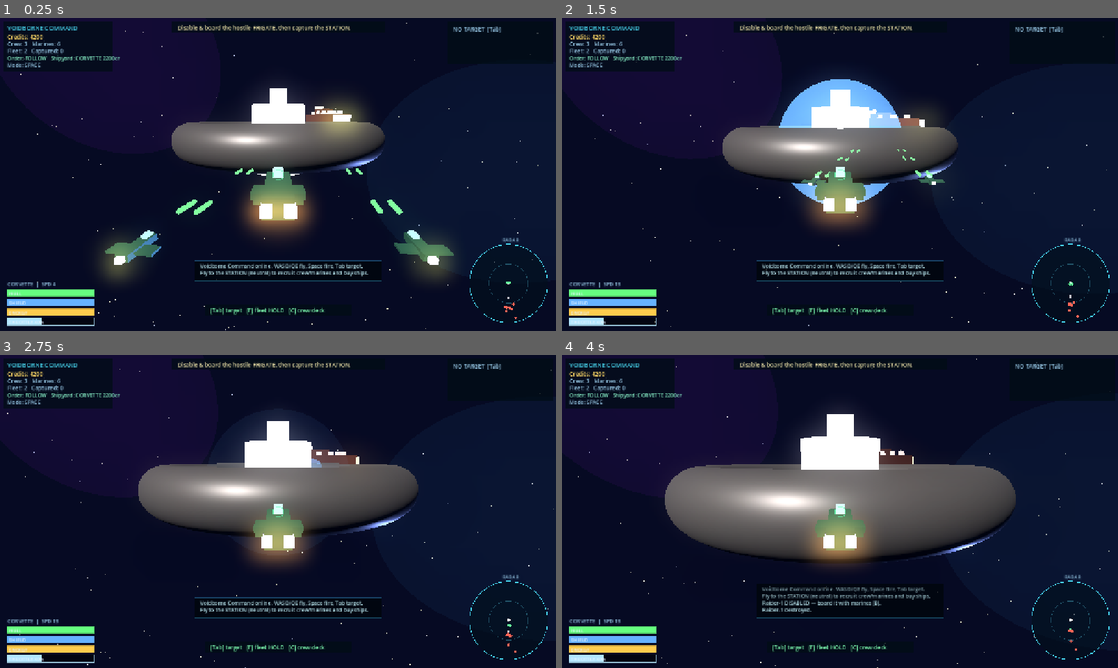
Above: before the commit, frames 1-4 (two rows, left to right).
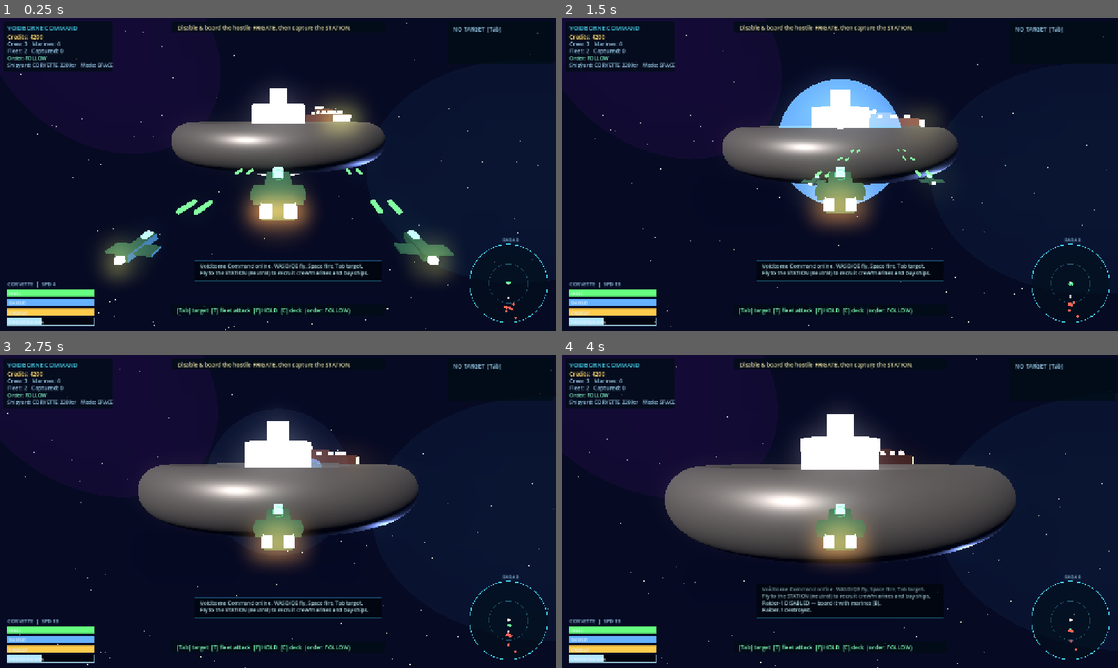
Above: after the commit, the same moments.

Repository: tapkinnu/voidborne-command
Game: Godot game, scene res://scenes/main.tscn
Same seed, same stepped clock (60 frames per second), same inputs: the game is played once before the commit and once after it.
Inputs:
- Up to frame 1 (0.25 s): no input
- Up to frame 2 (1.5 s): no input
- Up to frame 3 (2.75 s): no input
- Up to frame 4 (4 s): no input

The runs differ from the first frame. In frame 1, 0.7% of the frame differs, in the area x 1-63%, y 11-96%; in frame 2, 0.7%; in frame 3, 0.7%; in frame 4, 0.7%.

Commit message:
feat: add fleet attack command

Diff:
--- a/project.godot
+++ b/project.godot
@@ -109,6 +109,10 @@
 "deadzone": 0.5,
 "events": [{"type":"key","keycode":70,"unicode":102}]
 }
+fleet_attack={
+"deadzone": 0.5,
+"events": [{"type":"key","keycode":84,"unicode":116}]
+}
 toggle_deck={
 "deadzone": 0.5,
 "events": [{"type":"key","keycode":67,"unicode":99}]
--- a/scripts/hud.gd
+++ b/scripts/hud.gd
@@ -47,8 +47,13 @@
 	_txt(Vector2(16, 48), "Credits: %d" % int(data.get("credits", 0)), Color(1, 0.85, 0.4), 13)
 	_txt(Vector2(16, 64), "Crew: %d   Marines: %d" % [int(data.get("crew_pool", 0)), int(data.get("marine_pool", 0))], C_DIM, 13)
 	_txt(Vector2(16, 80), "Fleet: %d   Captured: %d" % [int(data.get("fleet_count", 0)), int(data.get("captured", 0))], C_DIM, 13)
-	_txt(Vector2(16, 96), "Order: %s   Shipyard: %s %dcr" % [String(data.get("fleet_order", "follow")).to_upper(), String(data.get("shipyard_class", "corvette")).to_upper(), int(data.get("shipyard_cost", 0))], Color(0.56, 1.0, 0.82), 12)
-	_txt(Vector2(16, 112), "Mode: %s" % mode.to_upper(), C_DIM, 12)
+	var order_txt: String = String(data.get("fleet_order", "follow")).to_upper()
+	var order_col: Color = Color(0.56, 1.0, 0.82)
+	if order_txt == "ATTACK":
+		order_txt = "ATTACK %s" % String(data.get("fleet_attack_target", "?"))
+		order_col = Color(1.0, 0.55, 0.42)
+	_txt(Vector2(16, 96), "Order: %s" % order_txt, order_col, 12)
+	_txt(Vector2(16, 112), "Shipyard: %s %dcr   Mode: %s" % [String(data.get("shipyard_class", "corvette")).to_upper(), int(data.get("shipyard_cost", 0)), mode.to_upper()], C_DIM, 12)
 
 	# Objective (top center)
 	var obj: String = String(data.get("objective", ""))
@@ -145,6 +150,10 @@
 		if bool(bp.get("target", false)):
 			sz = 5.0
 			draw_arc(p, 7, 0, TAU, 12, Color(1, 0.9, 0.4), 1.0)
+		if bool(bp.get("attack", false)):
+			# Focus-fire command ping: a red marker ring around the ordered target.
+			sz = max(sz, 5.0)
+			draw_arc(p, 10, 0, TAU, 16, Color(1.0, 0.35, 0.3, 0.95), 2.0)
 		if bool(bp.get("self", false)):
 			col = Color(1, 1, 1)
 			sz = 4.0
--- a/scripts/main.gd
+++ b/scripts/main.gd
@@ -28,8 +28,9 @@
 var throttle: float = 0.4
 var target: Node3D = null
 var deck_mode: bool = false
-var fleet_order: String = "follow"        # follow | hold
+var fleet_order: String = "follow"        # follow | hold | attack
 var fleet_hold_positions: Dictionary = {}  # instance_id -> Vector3
+var fleet_attack_target: Node3D = null     # focus-fire target while fleet_order == "attack"
 
 # Boarding state.
 var boarding_active: bool = false
@@ -239,6 +240,7 @@
 func _process_space(delta: float) -> void:
 	if is_instance_valid(player) and not player.destroyed:
 		_player_control(delta)
+	_validate_fleet_attack()
 	_run_ai(delta)
 	_integrate_motion(delta)
 	_update_projectiles(delta)
@@ -319,7 +321,9 @@
 			s.velocity = s.velocity.move_toward(Vector3.ZERO, s.accel * delta)
 			continue
 		if s.faction == "player":
-			if s.ai_state == "hold" or fleet_order == "hold":
+			if fleet_order == "attack" and is_instance_valid(fleet_attack_target):
+				_ai_attack_target(s, delta)
+			elif s.ai_state == "hold" or fleet_order == "hold":
 				_ai_hold_position(s, delta)
 			else:
 				_ai_follow_player(s, delta)
@@ -356,6 +360,34 @@
 	var offset: Vector3 = Vector3(sin(ang) * 14.0, 3.0, 16.0 + float(idx % 3) * 6.0)
 	var goal: Vector3 = player.global_position + player.global_transform.basis * offset
 	_steer_toward(s, goal, delta, 1.0)
+
+func _ai_attack_target(s: Node3D, delta: float) -> void:
+	# Fleet attack order: every manned escort focus-fires the commanded target even when
+	# other hostiles are closer. Validity is guaranteed by _validate_fleet_attack().
+	var foe: Node3D = fleet_attack_target
+	s.target = foe
+	var dist: float = s.global_position.distance_to(foe.global_position)
+	if dist > s.weapon_range * 0.7:
+		_steer_toward(s, foe.global_position, delta, 1.0)
+	else:
+		# Hold attack range while keeping the nose on the target.
+		_steer_toward(s, foe.global_position, delta, 0.4)
+	_face_and_fire(s, foe, delta)
+
+func _validate_fleet_attack() -> void:
+	# Drop attack mode the moment the commanded target is captured, destroyed, turned
+	# friendly or otherwise invalid, falling the fleet back to follow formation.
+	if fleet_order != "attack":
+		return
+	var t: Node3D = fleet_attack_target
+	if is_instance_valid(t) and not t.destroyed and t.faction != "player":
+		return
+	fleet_attack_target = null
+	fleet_order = "follow"
+	for s in ships:
+		if is_instance_valid(s) and s.faction == "player" and not s.is_player and s.manned:
+			s.ai_state = "follow"
+	_msg("Attack target lost — fleet reverts to FOLLOW formation.")
 
 func _ai_combat(s: Node3D, delta: float) -> void:
 	var foe: Node3D = _nearest(s, "player")
@@ -666,6 +698,7 @@
 	_add_demo_beam(player.global_position + Vector3(8, 2, 10), frigate.global_position + Vector3(7, 0, -3), Color(0.45, 0.8, 1.0))
 	_add_demo_beam(frigate.global_position + Vector3(-7, 0, -3), player.global_position + Vector3(0, 1, -3), Color(1.0, 0.35, 0.35))
 	_add_demo_burst(frigate.global_position + Vector3(4, 2.2, -2), 5.5)
+	_order_fleet_attack()   # set ATTACK order so the HUD/radar show the focus-fire command
 	_msg("Capture demo: hostile frigate Ironclaw is under fleet attack.")
 
 func _add_demo_beam(from_pos: Vector3, to_pos: Vector3, col: Color) -> void:
@@ -820,6 +853,8 @@
 		_buy_ship(near_station)
 	if Input.is_action_just_pressed("follow_toggle"):
 		_toggle_fleet_follow()
+	if Input.is_action_just_pressed("fleet_attack"):
+		_order_fleet_attack()
 
 func _shipyard_class() -> String:
 	return String(SHIPYARD_CLASSES[shipyard_index % SHIPYARD_CLASSES.size()])
@@ -885,6 +920,33 @@
 		_msg("Bought %s but UNMANNED (needs %d crew)." % [buy_class, need])
 	if audio: audio.play("ui_buy")
 
+func _order_fleet_attack() -> void:
+	# Explicit tactical command: order every manned escort to focus-fire the current
+	# target. Space mode only (this runs from _handle_station_actions).
+	if target == null or not is_instance_valid(target) or target.destroyed:
+		_msg("No valid target to attack. [Tab] to select a hostile first.")
+		if audio: audio.play("ui_deny")
+		return
+	if target.faction == "player":
+		_msg("%s is one of yours — pick a hostile to attack." % target.ship_name)
+		if audio: audio.play("ui_deny")
+		return
+	fleet_order = "attack"
+	fleet_attack_target = target
+	fleet_hold_positions.clear()
+	var n: int = 0
+	for s in ships:
+		if not is_instance_valid(s) or s.faction != "player" or s.is_player or not s.manned:
+			continue
+		s.ai_state = "attack"
+		s.target = target
+		n += 1
+	if n > 0:
+		_msg("Fleet order: ATTACK %s — %d escort(s) focus fire." % [target.ship_name, n])
+	else:
+		_msg("Fleet order: ATTACK %s (no manned escorts yet)." % target.ship_name)
+	if audio: audio.play("ui_recruit")
+
 func _toggle_fleet_follow() -> void:
 	# First use available crew to man any owned ships; if none need crew, [F] toggles
 	# a tactical fleet order between follow formation and hold position.
@@ -896,12 +958,16 @@
 			Game.crew_pool -= s.crew_needed
 			s.crew_assigned = s.crew_needed
 			s.manned = true
-			s.ai_state = fleet_order
+			s.ai_state = fleet_order if fleet_order != "attack" else "follow"
 			changed += 1
 	if changed > 0:
-		_msg("Assigned crew to %d ship(s) — now manned and %s." % [changed, fleet_order])
+		_msg("Assigned crew to %d ship(s) — now manned and ordered." % changed)
 		if audio: audio.play("ui_recruit")
 		return
+
+	# Toggling follow/hold always clears any standing attack order; an attack order
+	# resolves to follow (its escorts disengage the focus target and re-form).
+	fleet_attack_target = null
 
 	if fleet_order == "follow":
 		fleet_order = "hold"
@@ -961,6 +1027,8 @@
 	d["marine_pool"] = Game.marine_pool
 	d["fleet_count"] = _count_fleet()
 	d["fleet_order"] = fleet_order
+	if fleet_order == "attack" and is_instance_valid(fleet_attack_target):
+		d["fleet_attack_target"] = fleet_attack_target.ship_name
 	d["captured"] = Game.captured_count
 	d["shipyard_class"] = _shipyard_class()
 	d["shipyard_cost"] = _shipyard_cost()
@@ -1022,7 +1090,10 @@
 		return "STATION: [G] %s %dcr  [Y] buy  [R] crew  [M] marine  [C] deck  [F] man/order" % [_shipyard_class().to_upper(), _shipyard_cost()]
 	if is_instance_valid(target) and target.disabled and target.faction != "player":
 		return "[B] board %s with marines" % target.ship_name
-	return "[Tab] target   [F] fleet %s   [C] crew deck" % ("HOLD" if fleet_order == "follow" else "FOLLOW")
+	var order_label: String = fleet_order.to_upper()
+	if fleet_order == "attack" and is_instance_valid(fleet_attack_target):
+		order_label = "ATTACK %s" % fleet_attack_target.ship_name
+	return "[Tab] target  [T] fleet attack  [F] %s  [C] deck  (order: %s)" % [("HOLD" if fleet_order == "follow" else "FOLLOW"), order_label]
 
 func _build_radar() -> Array:
 	var blips: Array = []
@@ -1042,6 +1113,7 @@
 			"faction": s.faction,
 			"target": s == target,
 			"self": s == player,
+			"attack": s == fleet_attack_target,
 		})
 	return blips
 
--- /dev/null
+++ b/tests/test_fleet_attack.gd
@@ -0,0 +1,80 @@
+extends SceneTree
+# Regression test for the explicit fleet ATTACK command. Proves the player can order
+# manned escorts to focus-fire a chosen hostile, and that the order self-clears when the
+# target stops being a valid hostile. Exercised purely via method calls (no key simulation).
+
+var failed: bool = false
+
+func _fail(msg: String) -> void:
+	push_error(msg)
+	failed = true
+
+func _initialize() -> void:
+	var packed: PackedScene = load("res://scenes/main.tscn")
+	if packed == null:
+		_fail("main.tscn failed to load")
+		quit(1)
+		return
+	var main: Node = packed.instantiate()
+	root.add_child(main)
+	await process_frame
+	await process_frame
+
+	var audio_node: Node = main.get("audio")
+	if audio_node != null:
+		audio_node.set("enabled", false)
+
+	# Find a manned player escort (not the flagship) and a hostile target.
+	var escort: Node = null
+	var hostile: Node = null
+	for s in main.ships:
+		if not is_instance_valid(s):
+			continue
+		if String(s.faction) == "player" and not bool(s.is_player) and bool(s.manned):
+			if escort == null:
+				escort = s
+		elif String(s.faction) == "hostile" and String(s.ship_class) != "station":
+			if hostile == null:
+				hostile = s
+	if escort == null:
+		_fail("no manned player escort available for fleet-attack test")
+	if hostile == null:
+		_fail("no hostile target available for fleet-attack test")
+
+	if not failed:
+		main.set("target", hostile)
+		main.call("_order_fleet_attack")
+		if str(main.get("fleet_order")) != "attack":
+			_fail("fleet_order should be 'attack' after _order_fleet_attack")
+		if main.get("fleet_attack_target") != hostile:
+			_fail("fleet_attack_target should be the ordered hostile")
+		await process_frame
+		if str(escort.get("ai_state")) != "attack":
+			_fail("escort ai_state should be 'attack' after order")
+		if escort.get("target") != hostile:
+			_fail("escort target should be the ordered hostile after a tick")
+
+	# Order must reject a friendly/invalid target.
+	if not failed:
+		main.set("target", escort)   # escort is player-owned -> invalid attack target
+		main.call("_order_fleet_attack")
+		if str(main.get("fleet_order")) != "attack" or main.get("fleet_attack_target") != hostile:
+			_fail("ordering attack on a friendly target must not change the standing order")
+
+	# Capturing/neutralizing the target (faction flips to player) must auto-clear attack.
+	if not failed:
+		hostile.call("set_faction", "player")
+		await process_frame   # _validate_fleet_attack runs in _process_space
+		if str(main.get("fleet_order")) != "follow":
+			_fail("fleet_order should fall back to 'follow' once target turns friendly")
+		if main.get("fleet_attack_target") != null:
+			_fail("fleet_attack_target should be cleared once target is no longer hostile")
+		if str(escort.get("ai_state")) != "follow":
+			_fail("escort should return to 'follow' after attack order clears")
+
+	if not failed:
+		print("FLEET_ATTACK_TEST_PASS")
+	if is_instance_valid(main):
+		main.queue_free()
+		await process_frame
+	quit(1 if failed else 0)
Not shown, changed: README.md
Not shown, changed: docs/GDD.md
